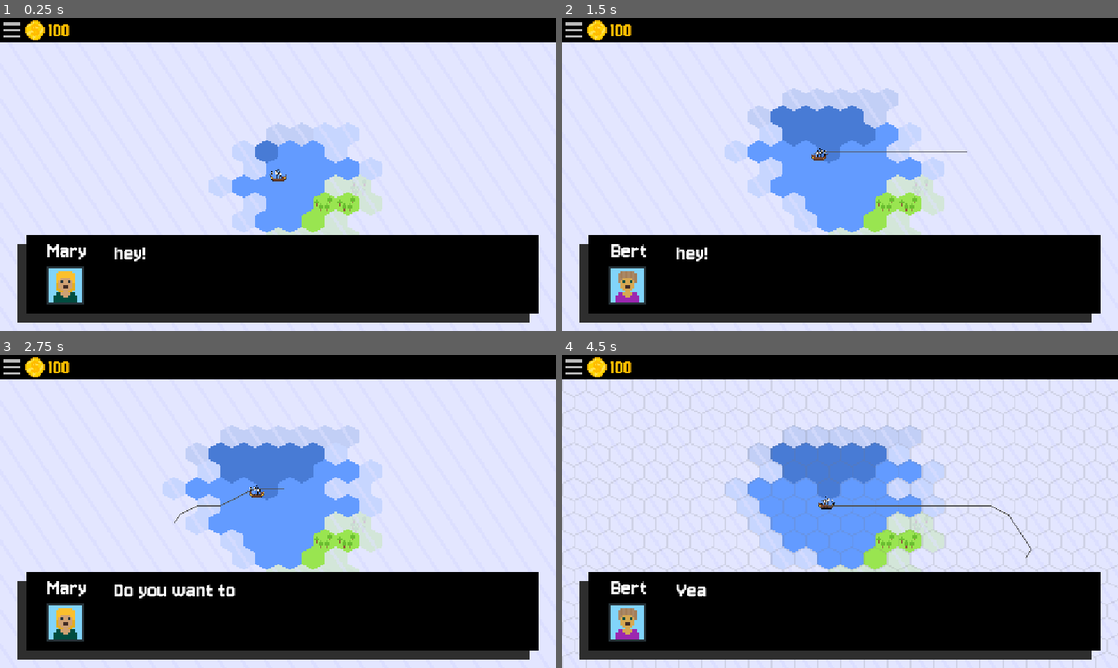
Above: before the commit, frames 1-4 (two rows, left to right).
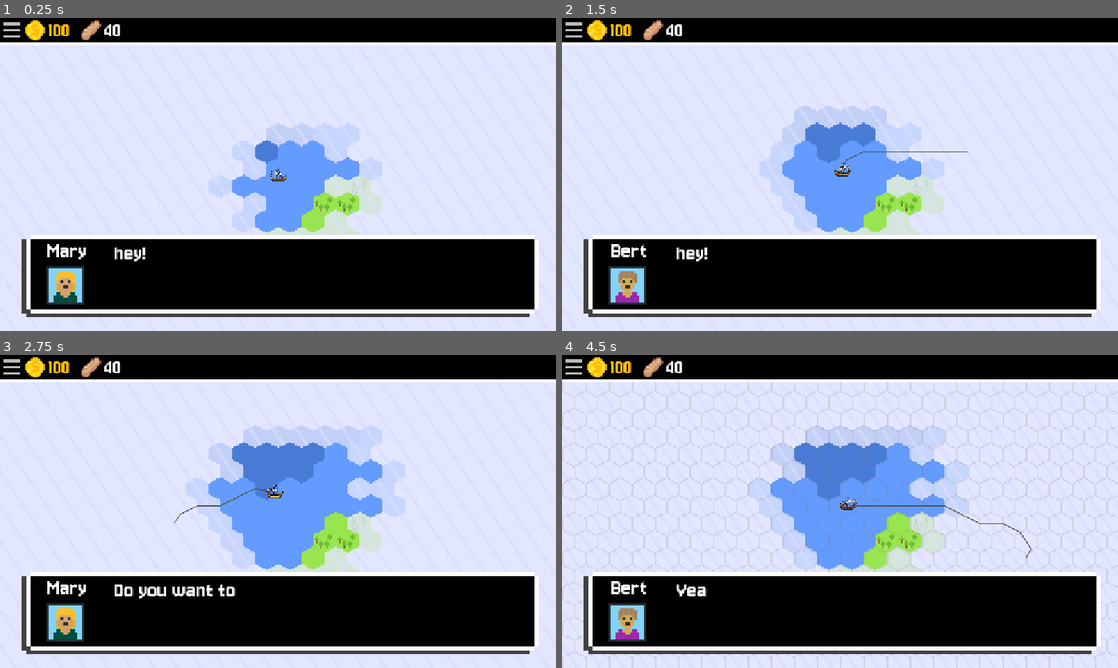
Above: after the commit, the same moments.

Repository: coderspark/voc-ding
Game: Godot game, scene res://Scenes/map_1.tscn
Two runs of this game, one before a commit and one after it. Both use one fixed random seed, a clock stepped at 60 frames per second and the inputs below.
Inputs (mouse positions are in pixels of both pictures, inside the frame that each line leads up to):
- Up to frame 1 (0.25 s): no input
- Up to frame 2 (1.5 s): click (573, 30) at 0.52 s; move the mouse to (962, 158) at 1.27 s; hold D (right) from 1.28 s (still down); click (962, 158) at 1.35 s
- Up to frame 3 (2.75 s): move the mouse to (166, 527) at 2.02 s; release D (right) at 2.03 s; hold S (down) from 2.03 s (still down); click (166, 527) at 2.1 s
- Up to frame 4 (4.5 s): move the mouse to (895, 442) at 2.77 s; release S (down) at 2.78 s; hold D (right) 2.78-3.53 s; tap Middle mouse button (move_camera) at 2.85 s; click (895, 442) at 3.05 s; move the mouse to (812, 574) at 3.52 s; hold W (up) 3.53-4.28 s; tap G (togglegrid) at 3.6 s; click (812, 574) at 3.8 s; move the mouse to (1006, 558) at 4.27 s; hold A (left) from 4.28 s (still down); click (1006, 558) at 4.35 s

The runs differ from the first frame. In frame 1, 5.7% of the frame differs, in the area x 0-100%, y 0-98%; in frame 2, 9.7%; in frame 3, 9.8%; in frame 4, 11%.

Commit message:
added more luxuries and probably also did something else idk

Diff:
--- /dev/null
+++ b/Code/food.gd
@@ -0,0 +1,6 @@
+extends Node
+var food = 40
+func _process(_delta: float):
+	$"Timer".start(0.1)
+	await $"Timer".timeout
+	food -= 0.1
--- /dev/null
+++ b/Code/foodmask.gd
@@ -0,0 +1,6 @@
+extends Node2D
+
+func _process(_delta: float) -> void:
+	position.y = (40 - $"../..".food) / (40/17) - 17
+	$"../../Label".text = str($"../..".food)
+	print($"../..".food)
--- a/Code/player.gd
+++ b/Code/player.gd
@@ -44,8 +44,8 @@
 				$"../Fog".erase_cell(cell + n)
 			elif not $"../Fog".get_cell_atlas_coords(cell + n) == Vector2i(-1,-1):
 				$"../Fog".set_cell(cell + n,0,Vector2i(15,1))
-		if position.distance_to($Navigation.get_final_position()) < 0.5:
-			move = false
+		#if position.distance_to($Navigation.get_final_position()) < 1:
+			#move = false
 func _on_terrain_click(pos:Vector2) -> void:
 	$Navigation.target_position = pos
 	target = pos
--- a/Code/terrain.gd
+++ b/Code/terrain.gd
@@ -58,6 +58,8 @@
 					atlascoords = Vector2i(1, 2)
 				if atlascoords == Vector2i(0, 1):
 					atlascoords.y += randi_range(0, 2)
+				if featurenoise.noise.get_noise_2d(y * 500, x * 500) > 0.6:
+					atlascoords = Vector2i(0, 6)
 
 			# Set the cell finally
 			set_cell(Vector2i(x-128, y-128), 0, atlascoords)
@@ -66,5 +68,5 @@
 	Generate(randi())
 # Check for click on terrain for movement
 func _input(event: InputEvent) -> void:
-	if event.is_action("lmb") and event.is_pressed():
+	if event.is_action("lmb") and event.is_pressed() and get_viewport().get_mouse_position().y > 60:
 		$"../Player"._on_terrain_click(map_to_local(local_to_map(get_global_mouse_position())))
--- a/Scenes/ui.tscn
+++ b/Scenes/ui.tscn
@@ -7,6 +7,10 @@
 [ext_resource type="Texture2D" uid="uid://bl5ethorpe5en" path="res://Art/Icons/Coin.png" id="5_q7pk6"]
 [ext_resource type="Texture2D" uid="uid://dkp8twyh5gic2" path="res://Art/topbar.png" id="6_m78vo"]
 [ext_resource type="Texture2D" uid="uid://cu5vswtfaj8v0" path="res://Art/Icons/Menu.png" id="7_smcll"]
+[ext_resource type="Texture2D" uid="uid://b5w5s8mjs3kb8" path="res://Art/Icons/food.png" id="8_mmixe"]
+[ext_resource type="Script" uid="uid://bjfftiqvkqrk4" path="res://Code/food.gd" id="9_g0wmg"]
+[ext_resource type="Texture2D" uid="uid://0wx6wa3lwxdi" path="res://Art/Square.png" id="9_nt8jn"]
+[ext_resource type="Script" uid="uid://behwsedxfcppo" path="res://Code/foodmask.gd" id="10_g0wmg"]
 
 [node name="UI" type="Control"]
 layout_mode = 3
@@ -31,7 +35,7 @@
 
 [node name="DialogueBackground" type="Sprite2D" parent="CanvasLayer/Control"]
 position = Vector2(575, 539)
-scale = Vector2(18, 18)
+scale = Vector2(9, 9)
 texture = ExtResource("1_jxero")
 
 [node name="Text" type="Label" parent="CanvasLayer/Control"]
@@ -69,8 +73,8 @@
 
 [node name="Sprite2D" type="Sprite2D" parent="CanvasLayer/TopBar"]
 z_index = -3
-position = Vector2(577, 25)
-scale = Vector2(19.2167, 9.7)
+position = Vector2(575.5, 28)
+scale = Vector2(9.60833, 5.65)
 texture = ExtResource("6_m78vo")
 
 [node name="Money" type="Control" parent="CanvasLayer/TopBar"]
@@ -80,6 +84,7 @@
 
 [node name="Character name" type="Label" parent="CanvasLayer/TopBar/Money"]
 modulate = Color(1, 0.737255, 0, 1)
+layout_mode = 0
 offset_left = 99.0
 offset_top = -1.0
 offset_right = 146.0
@@ -90,13 +95,45 @@
 [node name="Coin" type="Sprite2D" parent="CanvasLayer/TopBar/Money"]
 z_index = 1
 position = Vector2(72, 25)
-scale = Vector2(2.38235, 2.38235)
+scale = Vector2(2.4, 2.4)
 texture = ExtResource("5_q7pk6")
 
-[node name="Menu" type="Sprite2D" parent="CanvasLayer/TopBar"]
-position = Vector2(24.5, 24.5)
-scale = Vector2(2.5625, 2.5625)
-texture = ExtResource("7_smcll")
+[node name="Food" type="Control" parent="CanvasLayer/TopBar"]
+anchors_preset = 0
+offset_right = 40.0
+offset_bottom = 40.0
+script = ExtResource("9_g0wmg")
+
+[node name="FoodIcon" type="Sprite2D" parent="CanvasLayer/TopBar/Food"]
+clip_children = 2
+position = Vector2(188, 25)
+scale = Vector2(2.4, 2.4)
+texture = ExtResource("8_mmixe")
+
+[node name="Sprite2D" type="Sprite2D" parent="CanvasLayer/TopBar/Food/FoodIcon"]
+modulate = Color(0.0864, 0.18432, 0.27, 1)
+texture = ExtResource("9_nt8jn")
+script = ExtResource("10_g0wmg")
+
+[node name="Timer" type="Timer" parent="CanvasLayer/TopBar/Food"]
+wait_time = 0.1
+
+[node name="Label" type="Label" parent="CanvasLayer/TopBar/Food"]
+layout_mode = 0
+offset_left = 215.0
+offset_top = -1.0
+offset_right = 251.0
+offset_bottom = 51.0
+theme = ExtResource("2_qdvrb")
+text = "40"
+
+[node name="MenuButton" type="MenuButton" parent="CanvasLayer/TopBar"]
+layout_mode = 0
+offset_right = 50.0
+offset_bottom = 49.0
+tooltip_text = "Hey"
+icon = ExtResource("7_smcll")
+expand_icon = true
 
 [node name="Timer" type="Timer" parent="."]
 wait_time = 0.03
Binary file added: Art/Arrow.png
Not shown, changed: Art/Arrow.png.import
Binary file changed: Art/Atlas/Atlas.png
Binary file added: Art/Button.png
Not shown, added: Art/Button.png.import
Binary file changed: Art/Characters.png
Binary file added: Art/Icons/Luxuries/Citrus.png
Renamed: Art/Icons/Coffee.png -> Art/Icons/Luxuries/Coffee.png
Renamed: Art/Icons/Coffee.png.import -> Art/Icons/Luxuries/Coffee.png.import
Renamed: Art/Icons/Gems.png -> Art/Icons/Luxuries/Gems.png
Not shown, added: Art/Icons/Luxuries/Gems.png.import
Binary file added: Art/Icons/Luxuries/Mercury.png
(and 19 more such lines)
